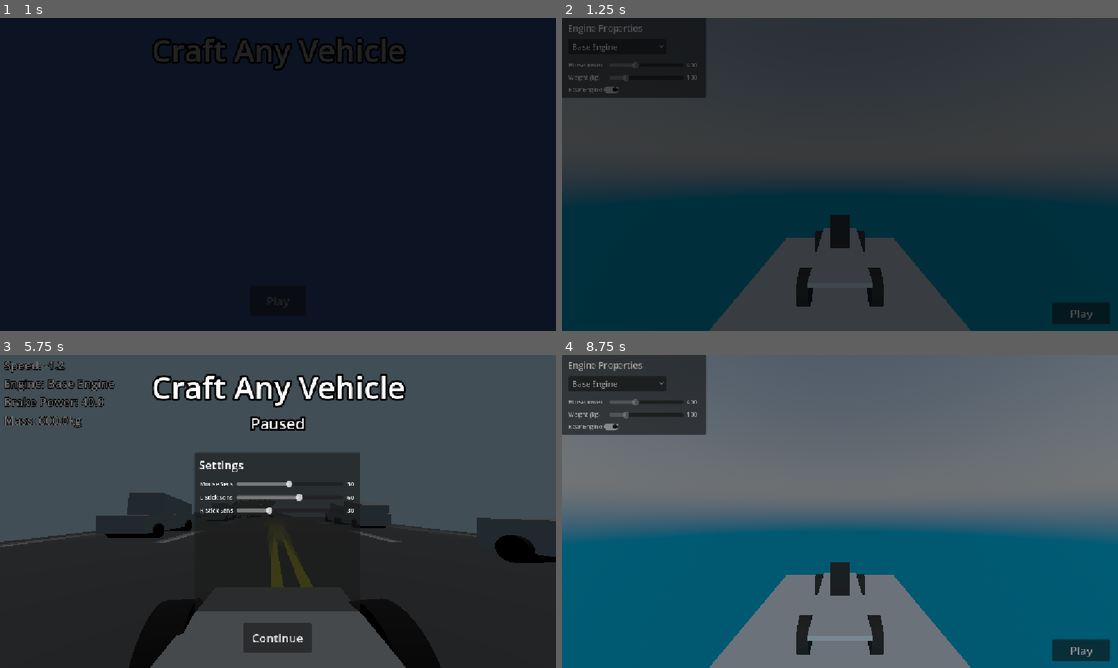
Above: before the commit, frames 1-4 (two rows, left to right).
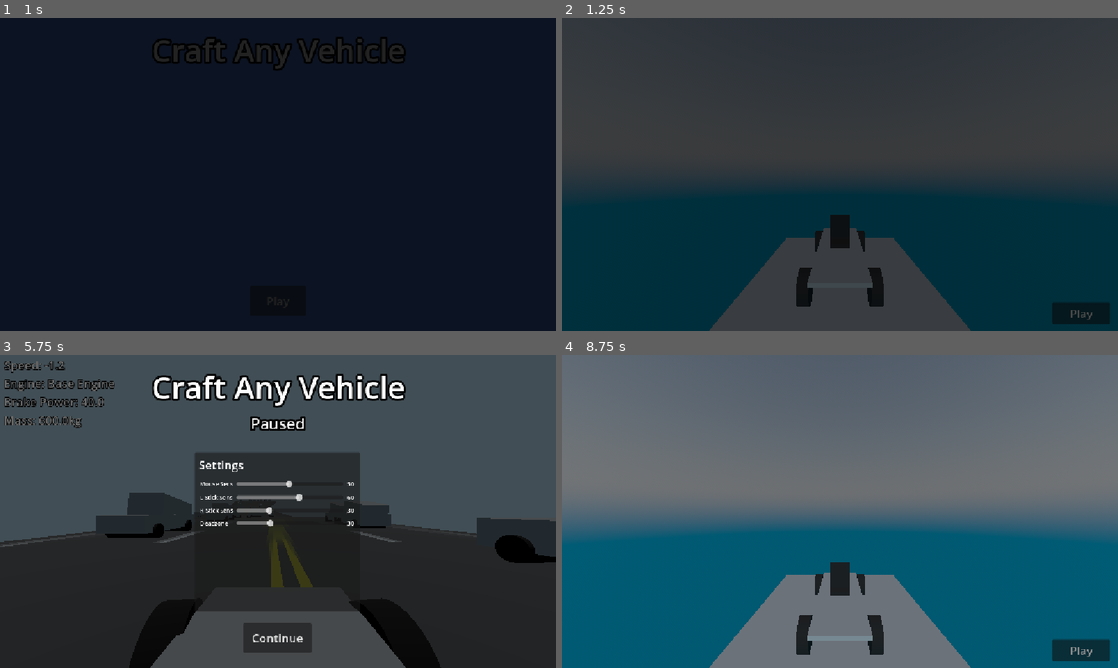
Above: after the commit, the same moments.

Repository: bladeclickers/craft_any_vehicle
Game: Godot game, scene res://scenes/start.tscn
The game is run twice, just before and just after one commit, with the same random seed, the same clock (stepped at 60 frames per second) and the same inputs. Sound files missing from this copy of the repository are replaced by a short silence.
Inputs (mouse positions are in pixels of both pictures, inside the frame that each line leads up to):
- Up to frame 1 (1 s): click "Play" at 0.5 s
- Up to frame 2 (1.25 s): no input
- Up to frame 3 (5.75 s): click "Play" at 1.25 s; tap Enter at 2 s; move the mouse to (400, 495) at 2.02 s; hold Right (ui_right) 2.03-2.75 s; hold A (a) 2.03-2.75 s; click (400, 495) at 2.17 s; tap D (d) at 2.3 s; drag from (166, 527) to (250, 574) at 2.77 s; move the mouse to (333, 442) at 3.52 s; hold Right (ui_right) 3.53-4.25 s; hold S (s) 3.53-4.25 s; tap A (a) at 3.8 s; drag from (250, 574) to (111, 464) at 4.27 s; move the mouse to (444, 558) at 5.02 s; hold Left (ui_left) from 5.03 s (still down); hold S (s) from 5.03 s (still down); tap C (camera) at 5.1 s; tap Escape (pause) at 5.65 s
- Up to frame 4 (8.75 s): release Left (ui_left) at 5.75 s; release S (s) at 5.75 s; click "Continue" at 5.75 s; drag from (673, 464) to (756, 433) at 6.52 s; move the mouse to (867, 511) at 7.27 s; hold Down (ui_down) 7.28-8 s; hold D (d) 7.28-8 s; click (867, 511) at 7.42 s; tap R (reset) at 7.9 s; drag from (756, 433) to (728, 527) at 8.02 s

Frame 1 is identical in both runs. In frame 2, 6.1% of the frame differs, in the area x 0-26%, y 0-26%; in frame 3, 0.1%; in frame 4, 6.5%.

Commit message:
sorta add support for deadzones

Diff:
--- a/assets/scripts/controller.gd
+++ b/assets/scripts/controller.gd
@@ -9,6 +9,9 @@
 	virtual_mouse_pos = get_viewport().get_mouse_position()
 
 func _process(delta: float) -> void:
+	if Input.get_connected_joypads().is_empty():
+		return
+
 	var stick := Input.get_vector("jp_a", "jp_d", "jp_w", "jp_s")
 
 	if stick.length() > 0.0:
--- a/assets/scripts/pivot.gd
+++ b/assets/scripts/pivot.gd
@@ -17,9 +17,12 @@
 			rotation.x = clamp(rotation.x, deg_to_rad(-60), deg_to_rad(60))
 
 func _process(delta: float) -> void:
+	if Input.get_connected_joypads().is_empty():
+		return
+
 	var stick := Input.get_vector("jp2_a", "jp2_d", "jp2_w", "jp2_s")
 
-	if stick.length() > 0.0:
+	if stick.length() > 0.0 and (stick.x > Globals.deadzone or stick.x < -Globals.deadzone):
 		rotation.y -= stick.x * Globals.r_stick_sens * delta
 		rotation.x -= stick.y * Globals.r_stick_sens * delta
 
--- a/road_demos/procedural_generator/procedural_generator.gd
+++ b/road_demos/procedural_generator/procedural_generator.gd
@@ -19,7 +19,6 @@
 	randomize()
 	var rseed = randi()
 	seed(rseed)
-
 
 func _physics_process(_delta: float) -> void:
 	update_road()
--- a/scenes/editor.tscn
+++ b/scenes/editor.tscn
@@ -69,6 +69,7 @@
 text = "Play"
 
 [node name="engine_pane" type="Panel" parent="." unique_id=792284564]
+visible = false
 offset_right = 299.0
 offset_bottom = 165.0
 script = ExtResource("4_q68jb")
--- a/scenes/pause.tscn
+++ b/scenes/pause.tscn
@@ -165,4 +165,31 @@
 text = "30"
 label_settings = SubResource("LabelSettings_aicil")
 
+[node name="deadzone" type="HSlider" parent="settings" unique_id=47477208]
+layout_mode = 0
+offset_left = 87.0
+offset_top = 138.0
+offset_right = 308.0
+offset_bottom = 154.0
+max_value = 99.0
+value = 30.0
+
+[node name="Label6" type="Label" parent="settings" unique_id=2037938921]
+layout_mode = 0
+offset_left = 11.0
+offset_top = 138.0
+offset_right = 80.0
+offset_bottom = 155.0
+text = "Deadzone"
+label_settings = SubResource("LabelSettings_aicil")
+
+[node name="deadzone_label" type="Label" parent="settings" unique_id=1682999274]
+layout_mode = 0
+offset_left = 316.0
+offset_top = 138.0
+offset_right = 330.0
+offset_bottom = 155.0
+text = "30"
+label_settings = SubResource("LabelSettings_aicil")
+
 [connection signal="pressed" from="Button" to="." method="_on_button_pressed"]
--- a/scripts/globals.gd
+++ b/scripts/globals.gd
@@ -7,6 +7,7 @@
 var mouse_sens = 0.005
 var l_stick_sens = 600.0
 var r_stick_sens = 3.0
+var deadzone = 0.3
 
 var engine_type = "Base Engine"
 var engine_force = 400.0
--- a/scripts/settings.gd
+++ b/scripts/settings.gd
@@ -6,6 +6,8 @@
 @onready var l_stick_sens_label = $l_stick_sens_label
 @onready var r_stick_sens = $r_stick_sens
 @onready var r_stick_sens_label = $r_stick_sens_label
+@onready var deadzone = $deadzone
+@onready var deadzone_label = $deadzone_label
 
 func _process(_delta: float) -> void:
 	Globals.mouse_sens = mouse_sens.value / 10000
@@ -14,3 +16,5 @@
 	l_stick_sens_label.text = str(int(l_stick_sens.value))
 	Globals.r_stick_sens = r_stick_sens.value / 10
 	r_stick_sens_label.text = str(int(r_stick_sens.value))
+	Globals.deadzone = deadzone.value / 100
+	deadzone_label.text = str(int(deadzone.value))
